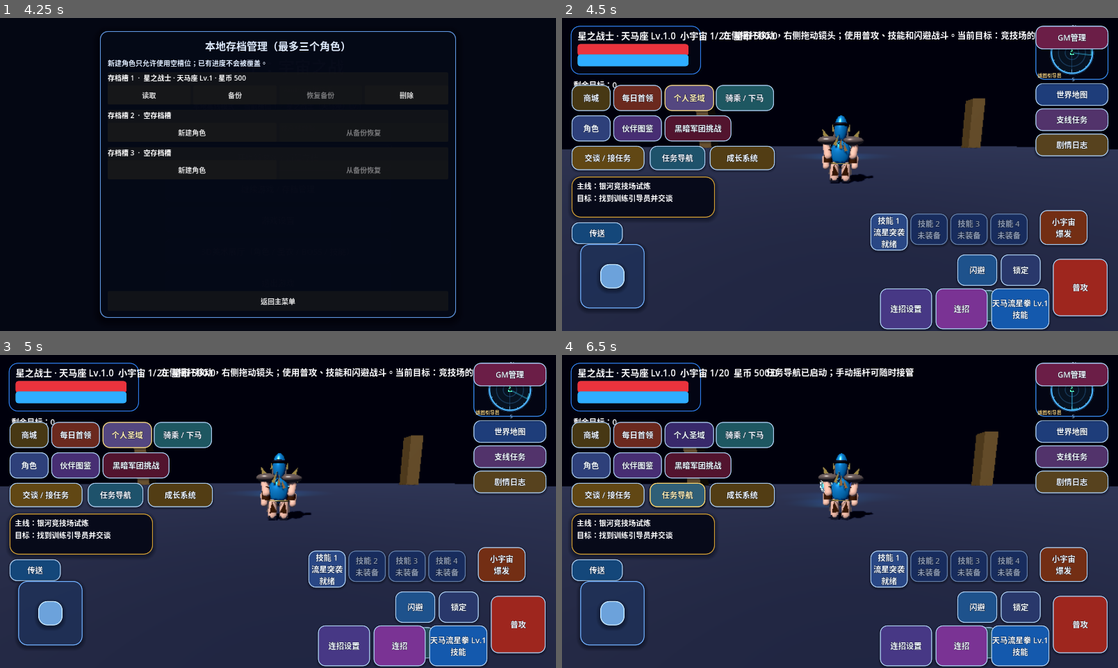
Above: before the commit, frames 1-4 (two rows, left to right).
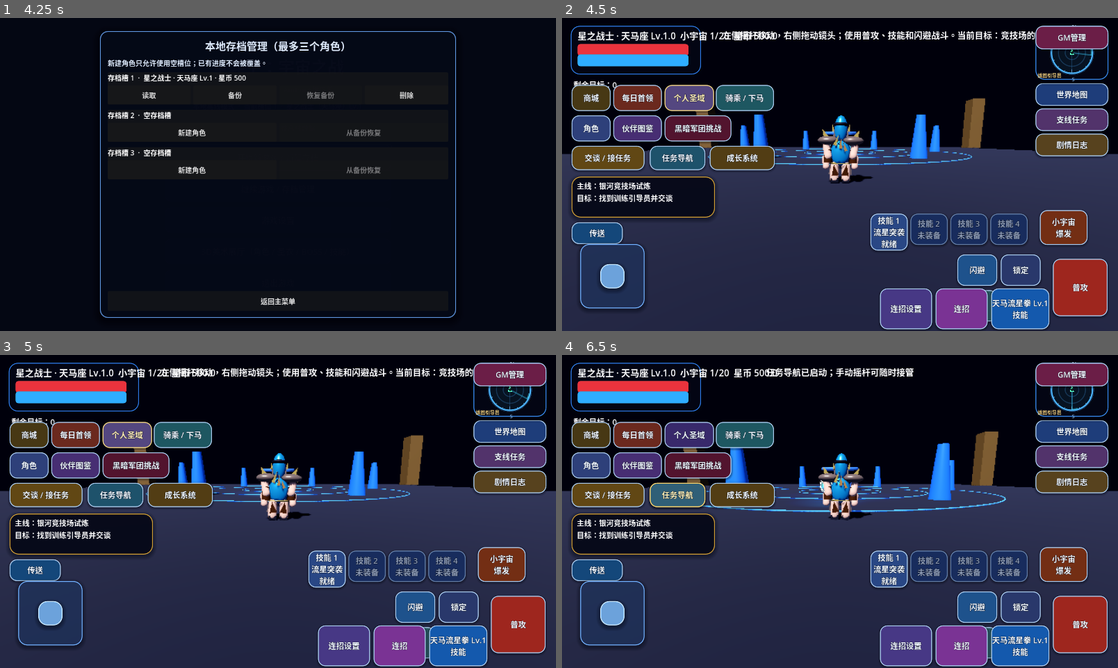
Above: after the commit, the same moments.

Repository: Qazwesrd/Saint-Seiya-Universe-War
Game: Godot game, scene res://scenes/main_menu.tscn
Same seed, same stepped clock (60 frames per second), same inputs: the game is played once before the commit and once after it.
Inputs:
- Up to frame 1 (4.25 s): click "开始新游戏 / 新建存档" at 0.5 s; click "开始新游戏 / 新建存档" at 1.25 s; click "继续游戏 / 存档管理" at 2 s; click "游戏设置" at 2.75 s; click "3D美术展厅（角色 / 圣衣 / BOSS / 技能）" at 3.5 s
- Up to frame 2 (4.5 s): click "读取" at 4.25 s
- Up to frame 3 (5 s): no input
- Up to frame 4 (6.5 s): click "交谈 / 接任务" at 5 s; click "任务导航" at 5.75 s

Frame 1 is identical in both runs. In frame 2, 2.7% of the frame differs, in the area x 0-100%, y 25-53%; in frame 3, 2.7%; in frame 4, 3.1%, in the area x 0-100%, y 24-52%.

Commit message:
Keep shared world terrain and toggle arena landmarks by region

Diff:
--- a/game/scripts/game.gd
+++ b/game/scripts/game.gd
@@ -86,7 +86,12 @@
         active_world_chapter_id = "galaxy_wars"
         if arena_world.has_signal("quest_triggered"):
             arena_world.connect("quest_triggered", _on_galaxy_arena_quest_triggered)
-        return
+        var arena_ground := arena_world.get_node("Ground") as StaticBody3D
+        arena_ground.collision_layer = 0
+        (arena_ground.get_node("CollisionShape3D") as CollisionShape3D).disabled = true
+        (arena_ground.get_node("FloorMesh") as MeshInstance3D).visible = false
+        (arena_world.get_node("DirectionalLight3D") as DirectionalLight3D).visible = false
+        (arena_world.get_node("WorldEnvironment") as WorldEnvironment).environment = null
     var env_node := WorldEnvironment.new()
     var env := Environment.new()
     env.background_mode = Environment.BG_SKY
@@ -356,6 +361,8 @@
         return false
     player.call("cancel_auto_move")
     player.velocity = Vector3.ZERO
+    if is_instance_valid(arena_world):
+        arena_world.visible = chapter_id == "galaxy_wars"
     var region: Dictionary = travel_result.get("region", {})
     player.global_position = region.get("spawn_position", Vector3(0.0, 0.15, 7.0))
     active_world_chapter_id = ""
